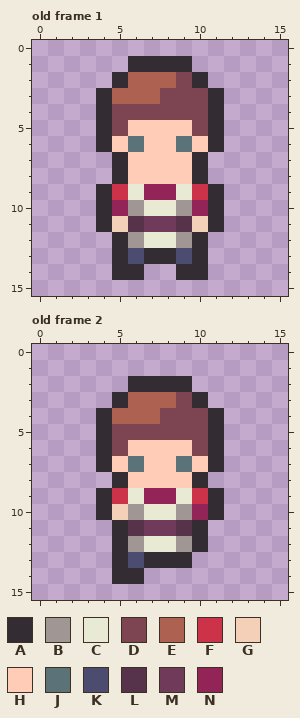
A pixel-art file gets an edit: Reagent Game Jam 2025/Assets/Sprites/Characters/Handyman.aseprite. This is how it looked before the edit.
16x16 pixels, 12 frames. Shown: old frame 1, old frame 2. The commit also changed other frames, which this record leaves out.
Palette (. is transparent): A #332c32  B #a09693  C #e8ead4  D #7d4451  E #ad6151  F #cc3248  G #f4d0b8  H #ffcdb7  J #5b7278  K #4c4b70  L #56324b  M #703b5a  N #922457
Pixels before, old frame 1, first column x 4:
 1 ..AAAA..
 2 .AEEEDA.
 3 AEEEDDDA
 4 ADDDDDDA
 5 ADHHHHDA
 6 AHJHHJHA
 7 .AHHHHA.
 8 .AHHHHA.
 9 AFCNNCFA
10 ANBCCBNA
11 AGLMMLGA
12 .ABCCBA.
13 .AKAAKA.
14 .AA..AA.
Pixels before, old frame 2, first column x 4:
 2 ..AAAA..
 3 .AEEEDA.
 4 AEEEDDDA
 5 ADDDDDDA
 6 ADHHHHDA
 7 AHJHHJHA
 8 .AHHHHA.
 9 AFCNNCFA
10 AGBCCBNA
11 .ALMMLA.
12 .ABCCBA.
13 .AKAAA..
14 .AA.....
After:
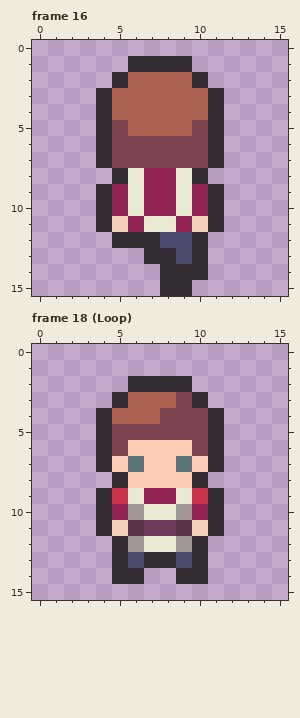
A new or re-ordered frame is compared with the old frame closest to it.
The exact change:
frames 12 -> 20
Frame 16 is new; against old frame 1, layer "Layer 1":
There is now colour A in row 7 at x 4 and 11; in row 14 at x 8; in row 15 at x 8 to 9.
The edit turns colour B into colour A in row 12 at x 6.
The edit turns colour C into colour A in row 12 at x 7.
The edit turns colour B into colour C in row 10 at x 6 and 9.
The edit turns colour H into colour C in row 8 at x 6 and 9.
The edit turns colour M into colour C in row 11 at x 7 to 8.
The edit turns colour A into colour D in row 7 at x 5 and 10.
The edit turns colour H into colour D in row 6 at x 5, 7 to 8 and 10; in row 7 at x 6 to 9.
The edit turns colour J into colour D in row 6 at x 6 and 9.
The edit turns colour D into colour E in row 2 at x 9; in row 3 at x 8 to 10; in row 4 at x 5 to 10.
The edit turns colour H into colour E in row 5 at x 6 to 9.
The edit turns colour B into colour K in row 12 at x 9.
The edit turns colour C into colour K in row 12 at x 8.
The edit turns colour C into colour N in row 10 at x 7 to 8.
The edit turns colour F into colour N in row 9 at x 5 and 10.
The edit turns colour H into colour N in row 8 at x 7 to 8.
The edit turns colour L into colour N in row 11 at x 6 and 9.
The author cleared colour A in row 13 at x 5; in row 14 at x 5 to 6.
The author cleared colour K in row 13 at x 6.
Frame 18 (Loop) is new; against old frame 2, layer "Layer 1":
There is now colour A in row 11 at x 4 and 11; in row 13 at x 10; in row 14 at x 9 to 10.
The edit turns colour A into colour G in row 11 at x 5 and 10.
The edit turns colour A into colour K in row 13 at x 9.
The edit turns colour G into colour N in row 10 at x 5.
Boxes around the changes in both pictures, in picture pixels (x1, y1, x2, y2):
changed: (96, 72, 224, 296)
changed: (96, 504, 128, 536)
changed: (176, 520, 224, 584)
